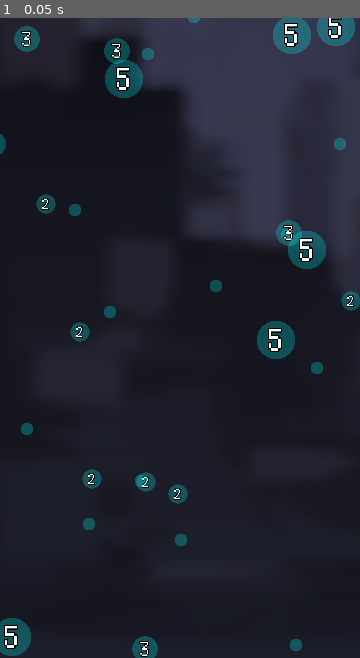
Above: before the commit, frame 1.
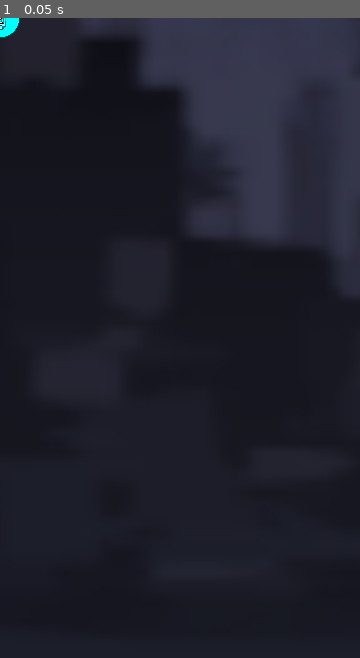
Above: after the commit, the same moment.

Repository: kamikoloss/sharking
Game: Godot game, scene res://scenes/server.tscn
Two runs of this game, one before a commit and one after it. Both use one fixed random seed, a clock stepped at 60 frames per second and the inputs below. This scene is started directly instead of the project's main scene.
Inputs:
- Up to frame 1 (0.05 s): no input

The runs differ from the first frame. In frame 1, 5.1% of the frame differs, in the area x 0-100%, y 0-100%.

Commit message:
EXP 生成を修正した

Diff:
--- a/scenes/hero.tscn
+++ b/scenes/hero.tscn
@@ -9,11 +9,11 @@
 [sub_resource type="CircleShape2D" id="CircleShape2D_lxfer"]
 radius = 40.0
 
-[node name="Hero" type="Area2D" node_paths=PackedStringArray("_camera", "_sprite", "_level_label", "_arrow", "_arrow_square", "_arrow_square_ct", "_arrow_square_bg")]
+[node name="Hero" type="Area2D" node_paths=PackedStringArray("_camera", "_sprite", "_exp_label", "_arrow", "_arrow_square", "_arrow_square_ct", "_arrow_square_bg")]
 script = ExtResource("1_ifnkb")
 _camera = NodePath("Camera2D")
 _sprite = NodePath("Sprite2D")
-_level_label = NodePath("Control/Level")
+_exp_label = NodePath("Control/Exp")
 _arrow = NodePath("Control/Arrow")
 _arrow_square = NodePath("Control/Arrow/Square")
 _arrow_square_ct = NodePath("Control/Arrow/SquareCt")
@@ -32,7 +32,7 @@
 layout_mode = 3
 anchors_preset = 0
 
-[node name="Level" type="Label" parent="Control"]
+[node name="Exp" type="Label" parent="Control"]
 layout_mode = 0
 offset_left = -40.0
 offset_top = -80.0
--- a/scripts/client.gd
+++ b/scripts/client.gd
@@ -63,12 +63,8 @@
 			# 自身の Peer ID を保持する
 			_peer_id = message["pid"]
 			# EXP 情報を同期する
-			var exps = []
 			for exp in message["exps"]:
-				var exp_instance = Exp.new(exp["pt"], exp["pos"])
-				exp_instance.id = exp["id"]
-				exps.append(exp_instance)
-			_level.spawn_exps(exps)
+				_level.spawn_exp(exp["id"], exp["pt"], exp["pos"])
 			# 他 Hero 情報を同期する
 			for hero in message["heros"]:
 				_level.spawn_hero(hero["id"])
@@ -90,7 +86,7 @@
 		# Hero が移動終了したとき
 		Message.MessageType.HERO_MOVE_STOPPED:
 			_level.update_hero(message["pid"], message["exp"], message["pos"])
-			_level.despawn_exps(message["expids"])
+			#_level.despawn_exps(message["expids"])
 		# Hero がダメージを受けたとき (死んだときも含む)
 		Message.MessageType.HERO_DAMAGED:
 			pass
--- a/scripts/exp.gd
+++ b/scripts/exp.gd
@@ -44,10 +44,7 @@
 
 func _on_area_entered(area: Area2D) -> void:
 	if area is Hero:
-		# 操作している Hero に衝突した場合: 破壊する
-		# リモート上の Hero に衝突した場合は破壊しない (同期的に破壊する)
-		if area.is_local:
-			destroy()
+		destroy()
 
 
 # 自身の見た目を決定する
--- a/scripts/hero.gd
+++ b/scripts/hero.gd
@@ -37,14 +37,17 @@
 
 var id: int = -1
 var charge: float = 0.0 # 現在の移動タメ度 (最大 1.0)
-var exp_point: int = 0 # 取得した経験値ポイント
+var exp_point: int = 0: # 取得した経験値ポイント
+	set(value):
+		exp_point = value
+		_exp_label.text = str(exp_point)
 var is_local: bool = false # 実行マシン上で操作している Hero かどうか
 var got_exp_ids = [] # 移動中に取得した EXP の ID のリスト, 移動ごとにリセットされる
 
 
 @export var _camera: Camera2D
 @export var _sprite: Sprite2D
-@export var _level_label: Label
+@export var _exp_label: Label
 @export var _arrow: Control # 矢印
 @export var _arrow_square: TextureRect # 矢印の棒 (タメ)
 @export var _arrow_square_ct: TextureRect # 矢印の棒 (クールタイム)
@@ -62,7 +65,7 @@
 
 func _ready() -> void:
 	area_entered.connect(_on_area_entered)
-	_level_label.text = str(exp_point)
+	_exp_label.text = str(exp_point)
 
 	if is_local:
 		_arrow_square.scale.y = 0.0
@@ -139,7 +142,7 @@
 	move_state = MoveState.MOVING
 
 	var direction = rad_to_deg(position.angle_to_point(dest_position)) + 90.0
-	direction = clamp_deg(direction)
+	direction = _clamp_deg(direction)
 
 	print("[Hero] move started. direction: %s, charge: %s, dest: %s" % [direction, charge, dest_position])
 	move_started.emit(dest_position, move_duration)
@@ -166,15 +169,15 @@
 
 
 func _on_area_entered(area: Area2D) -> void:
-	if is_local and area is Exp:
+	if area is Exp:
 		exp_point += area.point
-		_level_label.text = str(exp_point)
-		got_exp_ids.append(area.id)
+		if is_local:
+			got_exp_ids.append(area.id)
 
 
 func _process_rotate_direction(delta: float) -> void:
 	_direction += _direction_rotation_speed * delta
-	_direction = clamp_deg(_direction)
+	_direction = _clamp_deg(_direction)
 	_arrow.rotation_degrees = _direction
 
 
@@ -185,7 +188,7 @@
 	return _tweens[type]
 
 
-func clamp_deg(deg: float) -> float:
+func _clamp_deg(deg: float) -> float:
 	if deg < 0.0:
 		return deg + 360.0
 	elif 360.0 < deg:
--- a/scripts/level.gd
+++ b/scripts/level.gd
@@ -8,12 +8,14 @@
 var heros_on_level: Dictionary = {}
 
 
+# EXP
 @export var _exp_scene: PackedScene
 @export var _exps_parent_node: Node2D
 var _exp_point_sum = 0 # Level 上に存在する EXP pt の合計
 var _exp_point_sum_max = 500 # 合計何 pt になるまで EXP を生成するか
 var _exp_point_list: Array[int] = [1, 1, 1, 1, 1, 2, 2, 2, 3, 3, 5] # 生成する EXP pt のリスト (確率込み)
 
+# Hero
 @export var _hero_scene: PackedScene
 @export var _heros_parent_node: Node2D
 
@@ -25,73 +27,92 @@
 	pass
 
 
-# 上限になるまでの EXP のリストを取得する
-func get_exps_to_limit() -> Array[Exp]:
-	var exps: Array[Exp] = []
-	var point_sum = _exp_point_sum
-
-	while (point_sum < _exp_point_sum_max):
-		var point = _exp_point_list.pick_random()
-		var _position = _get_random_position()
-		var exp_data = Exp.new(point, _position)
-
-		point_sum += point
-		exps.append(exp_data)
-
-	return exps
+# EXP を上限いっぱいまで再生成する (Server 用)
+func respawn_exps_to_limit() -> void:
+	var exps = _get_exps_to_limit()
+	for exp in exps:
+		spawn_exp(-1, exp.point, exp.position)
 
 
 # EXP を生成する
-func spawn_exps(exps: Array) -> void:
-	for exp in exps:
-		# EXP が Level 上に存在しない場合: 生成する
-		if not exp.id in exps_on_level.keys():
-			var exp_instance: Exp = _exp_scene.instantiate()
-			# 引数データに ID が設定されていない場合は Instance ID を使用する (Server)
-			# 引数データに ID が設定されている場合はそれを使用する (Client)
-			var exp_id = exp_instance.get_instance_id() if exp.id < 0 else exp.id
-			exp_instance.id = exp_id
-			exp_instance.point = exp.point
-			exp_instance.position = exp.position
+func spawn_exp(id: int, point: int, positon: Vector2) -> void:
+	# 既に存在する場合: 何もしない
+	if id in exps_on_level.keys():
+		return
 
-			_exp_point_sum -= exp.point
-			_exps_parent_node.add_child(exp_instance)
-			exps_on_level[exp_instance.id] = exp_instance
+	# EXP インスタンスを作成する
+	var exp_instance: Exp = _exp_scene.instantiate()
+	# ID が指定されていない場合 Instance ID を使用する (Server)
+	# ID が指定されている場合: それを使用する (Client)
+	var exp_id = exp_instance.get_instance_id() if id < 0 else id
+	exp_instance.id = exp_id
+	exp_instance.point = point
+	exp_instance.position = position
+
+	_exp_point_sum -= point
+	_exps_parent_node.add_child(exp_instance)
+	exps_on_level[exp_instance.id] = exp_instance
 
 
 # EXP を破壊する
-func despawn_exps(expids: Array) -> void:
-	for exp_id in expids:
-		# EXP が Level 上に存在する かつ Level 上に存在する EXP が有効な場合: 破壊する
-		if exp_id in exps_on_level.keys() and exps_on_level[exp_id].is_active:
-			_exp_point_sum -= exps_on_level[exp_id].point
-			exps_on_level[exp_id].destroy()
-			exps_on_level.erase(exp_id)
+func despawn_exp(id: int) -> void:
+	# Level 上に存在しない場合: 何もしない
+	if not exps_on_level.has(id):
+		return
+	# Level 上に存在する EXP が有効でない場合: 何もしない
+	if not exps_on_level[id].is_active:
+		return
+
+	_exp_point_sum -= exps_on_level[id].point
+	exps_on_level[id].destroy()
+	exps_on_level.erase(id)
 
 
 # Hero を生成する
 func spawn_hero(pid: int) -> void:
+	# Hero インスタンスを作成する
 	var hero_instance = _hero_scene.instantiate()
 	hero_instance.id = pid
 	hero_instance.exp_point = 0
+
 	_heros_parent_node.add_child(hero_instance)
 	heros_on_level[pid] = hero_instance
 
 
 # Hero を破壊する
 func despawn_hero(pid: int) -> void:
+	# Level 上に存在しない場合: 何もしない
 	if not heros_on_level.has(pid):
 		return
+
 	heros_on_level[pid].queue_free()
 	heros_on_level.erase(pid)
 
 
 # Hero の情報を更新する
 func update_hero(pid: int, exp: int, position: Vector2) -> void:
+	# Level 上に存在しない場合: 何もしない
 	if not heros_on_level.has(pid):
 		return
+
 	heros_on_level[pid].exp_point = exp
 	heros_on_level[pid].position = position
+
+
+# 上限になるまでの EXP のリストを取得する
+func _get_exps_to_limit() -> Array[Exp]:
+	var exps: Array[Exp] = []
+	var point_sum = _exp_point_sum
+
+	while (point_sum < _exp_point_sum_max):
+		var random_point = _exp_point_list.pick_random()
+		var random_position = _get_random_position()
+		var exp_data = Exp.new(random_point, random_position)
+
+		point_sum += random_point
+		exps.append(exp_data)
+
+	return exps
 
 
 # 指定範囲内のランダムな座標を取得する
--- a/scripts/message.gd
+++ b/scripts/message.gd
@@ -16,7 +16,7 @@
 
 
 # Server に送信されたメッセージを送信者以外のすべての Peer に共有するタイプ
-const THROUGH_MESSAGE_TYPES: Array[MessageType] = [
+const HERO_ACTION_MESSAGE_TYPES: Array[MessageType] = [
 	MessageType.HERO_SPAWNED,
 	MessageType.HERO_MOVE_STARTED,
 	MessageType.HERO_MOVE_STOPPED,
--- a/scripts/server.gd
+++ b/scripts/server.gd
@@ -17,9 +17,8 @@
 	_ws_server.client_disconnected.connect(_on_web_socket_server_client_disconnected)
 	_ws_server.message_received.connect(_on_web_socket_server_message_received)
 
-	# EXP 初期生成
-	var exps = _level.get_exps_to_limit()
-	_level.spawn_exps(exps)
+	# 初期処理
+	_level.respawn_exps_to_limit()
 
 	# サーバー開始
 	_parse_args()
@@ -28,8 +27,10 @@
 
 func _on_web_socket_server_client_connected(peer_id: int):
 	print("[Server] New peer connected. ID: ", peer_id)
+
 	# 新しく接続した Peer に現在の状況を共有する
 	var exps_data = []
+	print(_level.exps_on_level)
 	for exp in _level.exps_on_level.values():
 		exps_data.append({ "id": exp.id, "pt": exp.point, "pos": exp.position })
 	var heros_data = []
@@ -42,6 +43,7 @@
 		"heros": heros_data,
 	}
 	_send_message_to_peer(msg_pc, peer_id)
+
 	# 接続済みの Peer に新しく接続した Peer を共有する
 	var msg_opc = {
 		"type": Message.MessageType.OTHER_PLAYER_CONNECTED,
@@ -60,13 +62,13 @@
 
 
 func _on_web_socket_server_message_received(peer_id: int, message: Variant):
-	#print("[Server] Message received from client. ID: %d, Message: %s" % [peer_id, message])
+	print("[Server] Message received from client. ID: %d, Message: %s" % [peer_id, message])
 	var message_type = message["type"] as Message.MessageType
 
-	# 送信者以外のすべての Peer に共有する
-	if message_type in Message.THROUGH_MESSAGE_TYPES:
+	# Hero の動作の場合
+	if message_type in Message.HERO_ACTION_MESSAGE_TYPES:
+		# 送信者以外のすべての Peer に共有する
 		_send_message_to_peers(message, peer_id)
-
 		# Server 上の Hero 情報を更新する
 		if message_type == Message.MessageType.HERO_SPAWNED:
 			_level.spawn_hero(message["pid"])
@@ -99,5 +101,5 @@
 # 接続中のすべての Peer にメッセージを一括送信する
 func _send_message_to_peers(message: Variant, except_peer_id: int = 0) -> void:
 	for peer_id in _ws_server.peers:
-		if except_peer_id != 0 and peer_id != except_peer_id:
-			_ws_server.send(peer_id, message)
+		if peer_id != except_peer_id:
+			_send_message_to_peer(message, peer_id)
